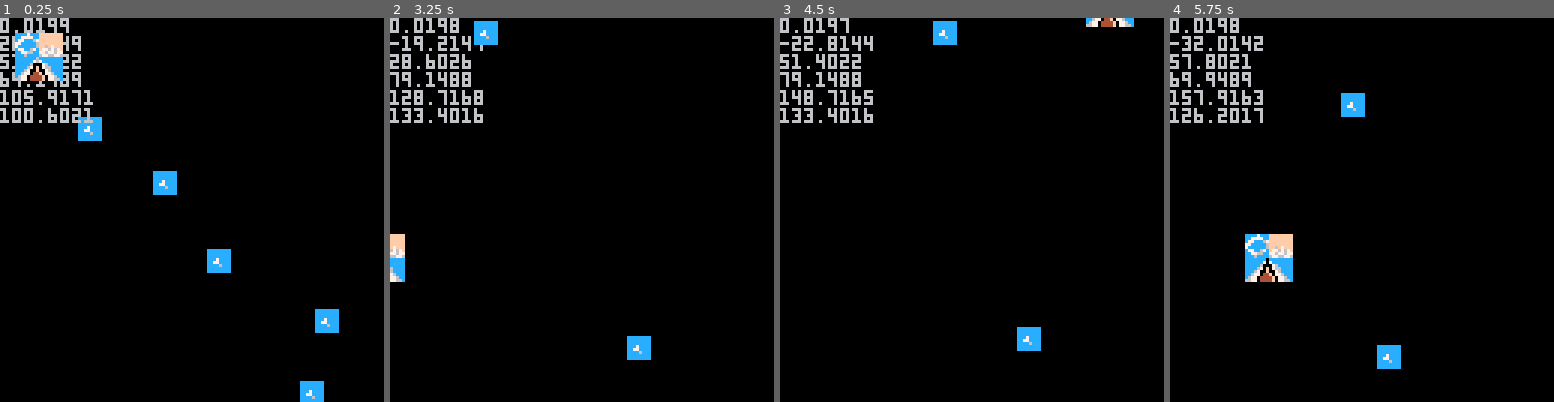
Above: before the commit, frames 1-4 (left to right).
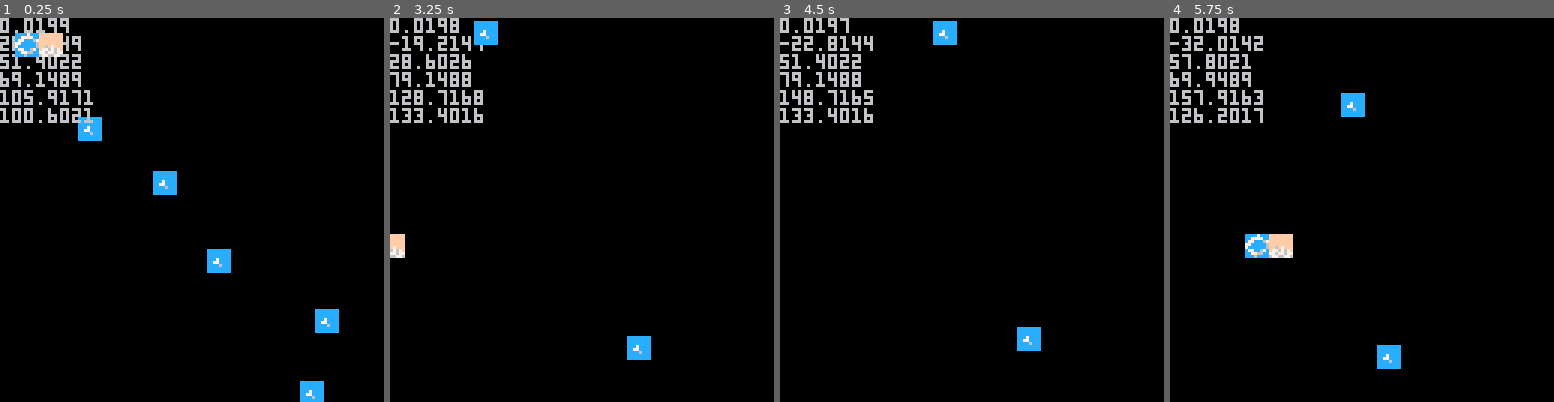
Above: after the commit, the same moments.

Repository: MarioFernandes73/RETROJAM
Game: PICO-8 cartridge retrojam.p8
Two runs of this game, one before a commit and one after it. Both use one fixed random seed, a clock stepped at 60 frames per second and the inputs below.
Inputs:
- Up to frame 1 (0.25 s): no input
- Up to frame 2 (3.25 s): hold Left 1.97-2.37 s; hold Down 2.42-2.82 s; hold Right from 2.87 s (still down)
- Up to frame 3 (4.5 s): release Right at 3.53 s; hold Up 3.58-4.08 s; hold Right from 4.13 s (still down)
- Up to frame 4 (5.75 s): release Right at 4.53 s; hold Down 4.58-5.08 s; hold Left from 5.13 s (still down)

The runs differ from the first frame. In frame 1, 0.6% of the frame differs, in the area x 3-17%, y 10-17%; in frame 2, 0.2%; in frame 3, 0.3%; in frame 4, 0.7%, in the area x 19-33%, y 62-69%.

Commit message:
retirei o mapa, mudei de sitio as ilhas e fiz um barco 2x1

Diff:
--- a/retrojam.p8
+++ b/retrojam.p8
@@ -325,165 +325,165 @@
 0000000000000001000000000000000001000000000000010101020202000000000000000000000101010202020000000000000000000000000000000000000000000000000000000002000000000000010100000000000000000000000000000000000000000000000000000000000000000000000000000000000000000000
 0000000000000000000000000000000000000000000000000000000000000000000000000000000000000000000000000000000000000000000000000000000000000000000000000000000000000000000000000000000000000000000000000000000000000000000000000000000000000000000000000000000000000000
 __map__
-9452525252525252525252525252525252525252525252525252525252525252525252525252525252525252525252525252525252525252525252525252930303363607070707070707070707070707070707070707070707070707070707343434343434343434343434343434343434343434343434343434343434343434
-53040404040404040404040404040404040404040404040404040404040404040404040404040404040404040404040404040404040404040404040404045103030606072e3344331e072e1d1d1d1d1e072e1d1d1d1d1f0716161616161607340505050505050505050505050505050505050505050505050505050505053434
-530404040404040404040404040404040404040404040404040404040404040404040404040404040404040404040404040404040404040404040404040451030306060733339b333333333333333333073333333333330e16161616161607340505050505050505050505050505050505050505050505050505050505053434
-5304040404040404040404040404040460616262616304040404040404040404040404040404040404040404040404040404040404040404040404040404510303060607333333333333333333333333073333333333330e16161616161607340505050505050505050505050505050505050505050505050505050505053434
-53040404040404040404040404040404707172727273040404040404040404040404040404040404040404040404040404040404040404040404040404045103030606073e3333330f2e333333333333073333330707070707070707070707340505050505050505050505050505050505050505050505059605050505053434
-530404040404040404040404040404048081818282830404040404040404040404040404040404040404040404040404040404040404040404040404040451030306061e070707072e1f33331f3d3d3d0733333307331f0716161644161607340505050505050505050505050505050505050505050505050505050505053434
-530404040404040404040404040404040404040404040404040404040404040404040404040404040404040404040404040404040404040404040404040451030306061f1d1d1d1d3333333307333333073333330733330e16161616161607340505050505050505050505050505050505050505050505050505050505053434
-5304040404040404040404040404040404040404040404040404040404040404040404040404040404040404040404040460616304040404040404040404510303060633333333333333333307333333073333330733330e16161616161607340505050505050505050505050505050505050505050505a0a105050505053434
-530404040404040404040404040404040404040404040404040404040404040404040404040404040404040404040404047071730404040404040404040451030306061f3d3d3d3d333333330733389b0733333307331f0716161616161607340505050505050505050505050505050505050505050505b0b105050505053434
-530404040404040404040404040404040404040404040404040404040404040404040404040404040404040404040404040482830404040404040404040451030306060f070707073e1f33331f0707071f3333330733330707070707070707340505050505050505050505050505050505050505050505050505050505053434
-53040404040404040404040404040404040404040404040404040404040404040404040404040404040404040404040404040404040404040404040404045103030606072e3344331e3e3333331e072e3333333307331f0716161616161607340505050505050505050505050505050505050505050505050505050505053434
-530404040404040404040404040404040404040404040404040404040404040404040404040404040404040404040404040404040404040404040404040451030306060733333333333333333333079b333333330733330e16161616161607340534343434343405343434343434060606063434343434343434340534343434
-5304040404040404040404040404040404040404040404040404040404040404040404040404040404040404040404040404040404040404040404040404510303060607334533333333333333333333333333333333330e16161616161607340606060606060606060606060606060606060606060606060606060606063434
-53040404040404040404040404040404040404040404040404040404040404040404040404040404040404040404040404040404040404040404040404045103030606073e3333330f073e33333333333333333333331f0716161616161607340202020202020202020202020202020202020202020202020202020202023434
-5304040404040404040404040404040404040404040404040404040404040404040404040404040404040404040404040404040404040404040404040404510303363607070707070707070707070707070707070707070707070707070707070303030303030303030303030303030303030303030303030303030303030303
-5304040404040404040404040404040404040404040404040404040404040404040404040404040404040404040404040404040404040404040404040404510000000000000000000000000000000000000000000000000000000000000000000000000000000000000000000000000000000000000000000000000000000000
-5304040404040404040404040404040404040404040404040404040404040455040404040404040404040404040404040404040404040404040404040404510000000000000000000000000000000000000000000000000000000000000000000000000000000000000000000000000000000000000000000000000000000000
-5304040404040404040404040404040404040404040404040404040404040404040404040404040404040404040404040404040404040404040404040404513434343434343434343434343434343434343434343434343434343434343434343434343434343434343434343434343434343434343434343434343434343400
-5304040404040404040404040404040404040404040404040404040404040404040404040404040404040404040404040404040404040404040404040404513405050505050505050505050505050505050505050505050505050505050534340505050505050505050505050505050505050505050505050505050505053400
-5304040404040404040404040404040404040404040404040404040404040404040404040404040404040404040404040404040404040404040404040404513405050505050505050505050505050505050505050505050505050505050534340505050505050505050505050505050505050505050505050505050505053400
-5304040404040404040404040404040404040404040404040404040404040404040404040404040404040404040404040404040404040404040404040404513405050505050505050505050505050505050505050505050505050505050534340505050505050505050505050505050505050505050505050505050505053400
-5304040404040404040404040404040404040404040404040404040404040404040404040404040404040404040404040404040404040404040404040404513405050505050505050505050505050505050505050505050596050505050534340505050505050505050505050505050505050505050505059605050505053400
-5304040404040404040404040404040404040404040404040404040404040404040404040404040404046061626304040404040404040404040404040404513405050505050505050505050505050505050505050505050505050505050534340505050505050505050505050505050505050505050505050505050505053400
-5304040404040404606162626304040404040404040404040404040404040404040404040404040404047071727304040404040404040404040404040404513405050505050505050505050505050505050505050505050505050505050534340505050505050505050505050505050505050505050505050505050505053400
-530404040404040470717272730404040404040404040404040404040404040404040404040404040404808182830404040404040404040404040404040451340505050505050505050505050505050505050505050505a0a1050505050534340505050505050505050505050505050505050505050505a0a105050505053400
-530404040404040404818182830404040404040404040404040404040404040404040404040404040404040404040404040404040404040404040404040451340505050505050505050505050505050505050505050505b0b1050505050534340505050505050505050505050505050505050505050505b0b105050505053400
-5304040404040404040404040404040404040404040404040404040404040404040404040404040404040404040404040404040404040404040404040404513405050505050505050505050505050505050505050505050505050505050534340505050505050505050505050505050505050505050505050505050505053400
-5304040404040404040404040404040404040404040404040404040404040404040404040404040404040404040404040404040404040404040404040404513405050505050505050505050505050505050505050505050505050505050534340505050505050505050505050505050505050505050505050505050505053400
-5304040404040404040404040404040404040404040404040404040404040404040404040404040404040404040404040404040404040404040404040404513405343434343434053434343434340606060634343434343434343405343434340534343434343405343434343434060606063434343434343434340534343400
-5304040404040404040404040404040404040404040404040404040404040404040404040404040404040404040404040404040404040404040404040404513406060606060606060606060606060606060606060606060606060606060634340606060606060606060606060606060606060606060606060606060606063400
-5304040404040404040404040404040404040404040404040404040404040404040404040404040404040404040404040404040404040404040404040404513402020202020202020202020202020202020202020202020202020202020234340202020202020202020202020202020202020202020202020202020202023400
-9550505050505050505050505050505050505050505050505050505050505050505050505050505050505050505050505050505050505050505050505050920303030303030303030303030303030303030303030303030303030303030303030303030303030303030303030303030303030303030303030303030303030300
-…(130 lines of a section not shown)…
+34343434343434343434343434343434343434343434343434343434343434340303363607070707070707070707070707070707070707070707070707070707000000000000000000ededededededededededededededededededededededededededededededededededededededededededededededededededededededed
+340505050505050505050505050505050505050505050505050505050505053403030606072e3344331e072e1d1d1d1d1e072e1d1d1d1d1f0716161616161607000000000000000000ededededededededededededededededededededededededededededededededededededededededededededededededededededededed
+3405050505050505050505050505050505050505050505050505050505050534030306060733339b333333333333333333073333333333330e16161616161607000000000000000000ededededededededededededededededededededededededededededededededededededededededededededededededededededededed
+34050505050505050505050505050505050505050505050505050505050505340303060607333333333333333333333333073333333333330e16161616161607000000000000000000ededed00ededededededededededededededededededededededededededededededededededededededededededededededededededed
+340505050505050505050505050505050505050505050505059605050505053403030606073e3333330f2e333333333333073333330707070707070707070707000000000000000000ededed0000edededededededededededededededededededededededededededededededededededededededededededededededededed
+3405050505050505050505050505050505050505050505050505050505050534030306061e070707072e1f33331f3d3d3d0733333307331f0716161644161607ededededededededededededed000000ed000000edededededededededededededededededededededededededededededededededededededededededededed
+3405050505050505050505050505050505050505050505050505050505050534030306061f1d1d1d1d3333333307333333073333330733330e16161616161607edededededededededededed0000ed00edededed0000000000ededededededededededededededededededededededededededededededededededededededed
+340505050505050505050505050505050505050505050505a0a10505050505340303060633333333333333333307333333073333330733330e16161616161607edededededededededededededed00ededededededededededededededededededededededededededededededededededededededededededededededededed
+340505050505050505050505050505050505050505050505b0b1050505050534030306061f3d3d3d3d333333330733389b0733333307331f0716161616161607edededededededededededededed00ededededededededededededededededededededededededededededededededededededededededededededededededed
+3405050505050505050505050505050505050505050505050505050505050534030306060f070707073e1f33331f0707071f3333330733330707070707070707edededededededededededededed00ededededededededededededededededededededededededededededededededededededededededededededededededed
+340505050505050505050505050505050505050505050505050505050505053403030606072e3344331e3e3333331e072e3333333307331f071616161616160700ed0000000000000000000000ededededededededededededededededededededededededededededededededededededededededededededededededededed
+3405343434343434053434343434340606060634343434343434343405343434030306060733333333333333333333079b333333330733330e16161616161607000000000000000000000000edededededededededededededededededededededededededededededededededededededededededededededededededededed
+34060606060606060606060606060606060606060606060606060606060606340303060607334533333333333333333333333333333333330e1616161616160700000000000000000000000000edededed00edededededededededededededededededededededededededededededededededededededededededededededed
+340202020202020202020202020202020202020202020202020202020202023403030606073e3333330f073e33333333333333333333331f0716161616161607000000000000000000000000edededed000000000000edededededededededededededededededededededededededededededededededededededededededed
+0703030303030303030303030303030303030303030303030303030303030303030336360707070707070707070707070707070707070707070707070707070700000000000000000000000000edededed000000000000ededededededededededededededededededededededededededededededededededededededededed
+34343434343434343434343434343434343434343434343434343434343434343434343434343434343434343434343434343434343434343434343434343434000000000000000000000000000000000000000000000000000000edededededededededededededededededededededededededededededededed0000000000
+34050505050505050505050505050505050505050505050505050505050505343405050505050505050505050505050505050505050505050505050505050534000000000000000000000000000000000000000000000000000000edededededededededededededededededededededededededededededededed0000000000
+34050505050505050505050505050505050505050505050505050505050505343405050505050505050505050505050505050505050505050505050505050534ed00000000000000ed0000edededededededededededededededededededededededededededededededededededededededededededededededededededed00
+34050505050505050505050505050505050505050505050505050505050505343405050505050505050505050505050505050505050505050505050505050534ededed00ed000000000000edededededededededededededededededededededededededededededededededededededededededededededededededededed00
+34050505050505050505050505050505050505050505050505960505050505343405050505050505050505050505050505050505050505050596050505050534ededededededededededededededededededededededededededededededededededededededededededededededededededededededededededededededed00
+34050505050505050505050505050505050505050505050505050505050505343405050505050505050505050505050505050505050505050505050505050534ededededededededededededededededededededededededededededededededededededededededededededededededededededededededededededededed00
+34050505050505050505050505050505050505050505050505050505050505343405050505050505050505050505050505050505050505050505050505050534ededededededededededededededededededededededededededededededededededededededededededededededededededededededededededededededed00
+340505050505050505050505050505050505050505050505a0a1050505050534340505050505050505050505050505050505050505050505a0a1050505050534ededededededededededededededededededededededededededededededededededededededededededededededededededededededededededededededed00
+340505050505050505050505050505050505050505050505b0b1050505050534340505050505050505050505050505050505050505050505b0b1050505050534ededededededededededededededededededededededededededededededededededededededededededededededededededededededededededededededed00
+34050505050505050505050505050505050505050505050505050505050505343405050505050505050505050505050505050505050505050505050505050534ededededededededededededededededededededededededededededededededededededededededededededededededededededededededededededededed00
+34050505050505050505050505050505050505050505050505050505050505343405050505050505050505050505050505050505050505050505050505050534ededededededededededededededededededededededededededededededededededededededededededededededededededededededededededededededed00
+34053434343434340534343434343406060606343434343434343434053434343405343434343434053434343434340606060634343434343434343405343434ededededededededededededededededededededededededededededededededededededededededededededededededededededededededededededededed00
+34060606060606060606060606060606060606060606060606060606060606343406060606060606060606060606060606060606060606060606060606060634ededededededededededededededededededededededededededededededededededededededededededededededededededededededededededededededed00
+34020202020202020202020202020202020202020202020202020202020202343402020202020202020202020202020202020202020202020202020202020234ededededededededededededededededededededededededededededededededededededededededededededededededededededededededededededededed00
+03030303030303030303030303030303030303030303030303030303030303030303030303030303030303030303030303030303030303030303030303030303ededededededededededededededededededededededededededededededededededededededededededededededededededededededededededededededed00
+000000000000000000000000000000000000000000000000000000000000000000000000000000000000000000000000000000000000000000000000000000edededededededededededededededededededededededededededededededededededededededededededededededededededededededededededededededed00
+000000000000000000000000000000000000000000000000000000000000000000000000000000000000000000000000000000000000000000000000000000ededededededededededededededededededededededededededededededededededededededededededededededededededededededededededededededededed
+…(130 lines of a section not shown)…
Not shown, changed: 40 lines of the sprite sheet (__gfx__) section of retrojam.p8
